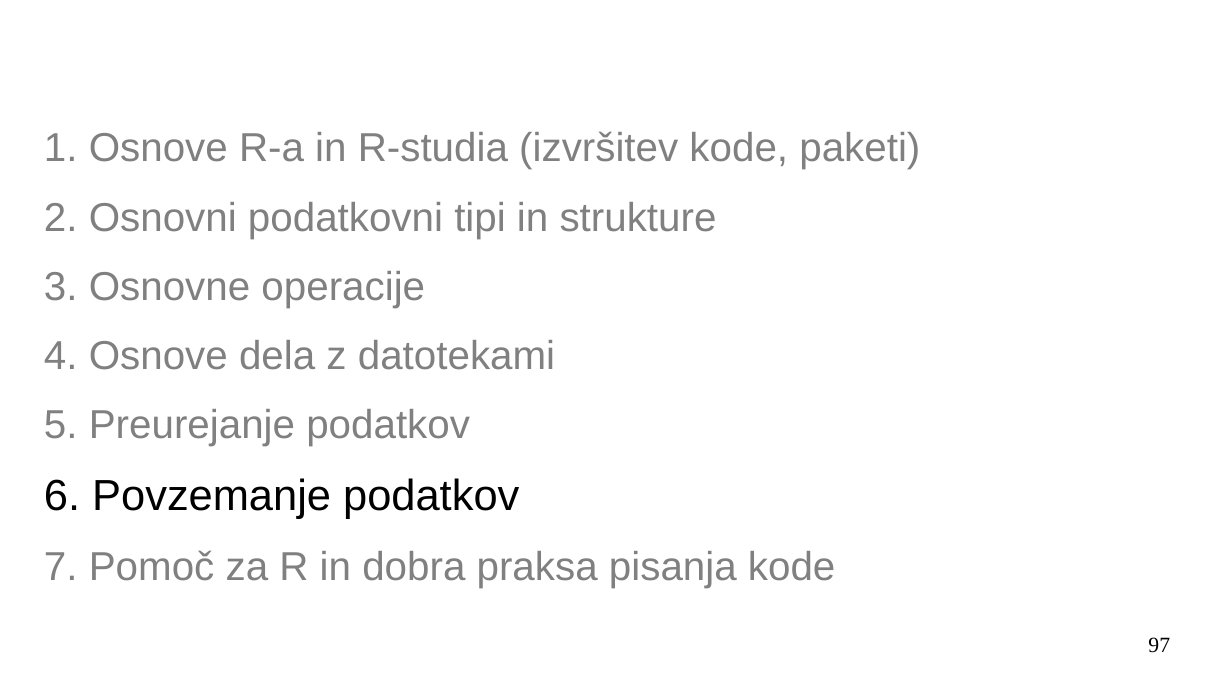
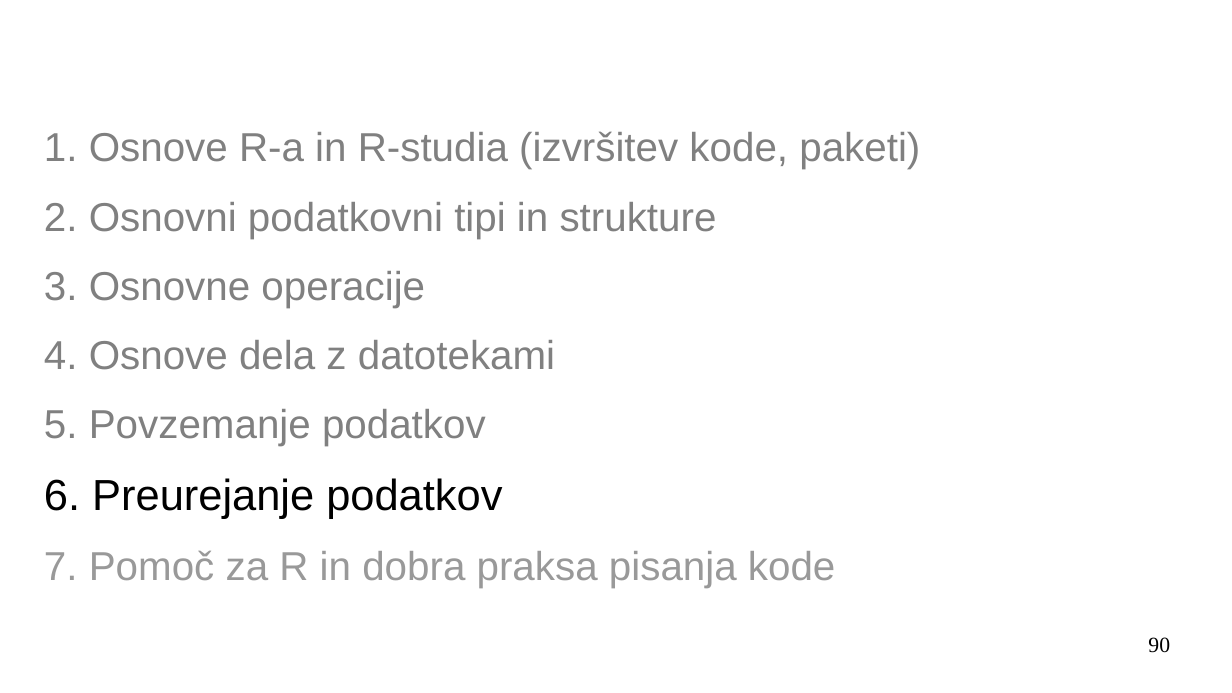
Before and after one commit to janaobsteter/R_tecaj, a slide deck: slide 90 of ModulA/IT_Rtecaj_ModulA.odp (slide 97 before the commit). Drawn at 1232x693 pixels with LibreOffice and Linux fonts; fonts in the diff are those of the drawing; background and template pictures are left out. Boxes give left, top, right and bottom in pixels: in the first picture for what was removed or moved away, otherwise in the second. Text is boxed around its words. In the diff, an @@ line names an element or a change of style, - is before the commit and + after.

```diff
--- a/ModulA/IT_Rtecaj_ModulA.odp
+++ b/ModulA/IT_Rtecaj_ModulA.odp
@@ text at (44, 409, 502, 519): text changed; size 26 to 28 pt; text colour #808080 to #000000 @@
-5. Preurejanje podatkov
-6. Povzemanje podatkov
+5. Povzemanje podatkov
+6. Preurejanje podatkov
@@ text at (44, 551, 835, 588): text colour #808080 to #999999 in "7. Pomoč za R in dobra praksa ..." @@
@@ page number at (1148, 637, 1170, 653): text changed @@
-97
+90
```
Also in this commit, not shown: 16 other slides changed, 5 slides added, 1 slide removed, 10 other files.
